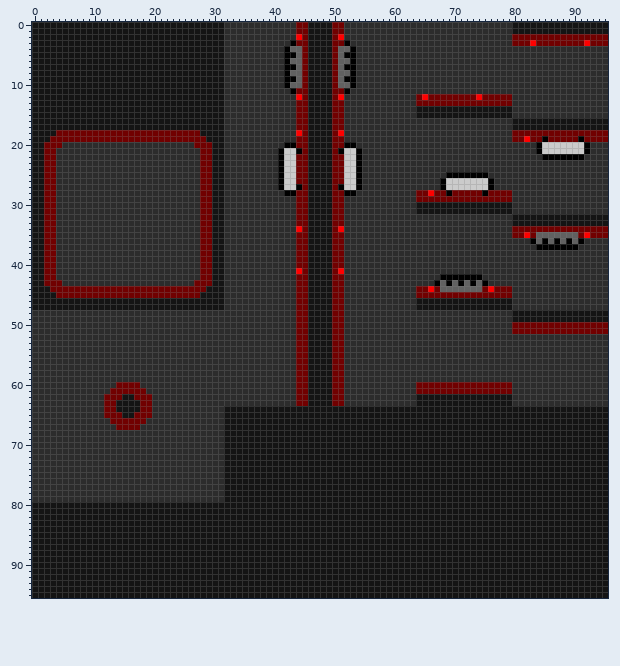
A sprite sheet gets an edit: assets/maptiles.png. Above is the file before it was changed.
The file is 96x96 pixels.
The result:
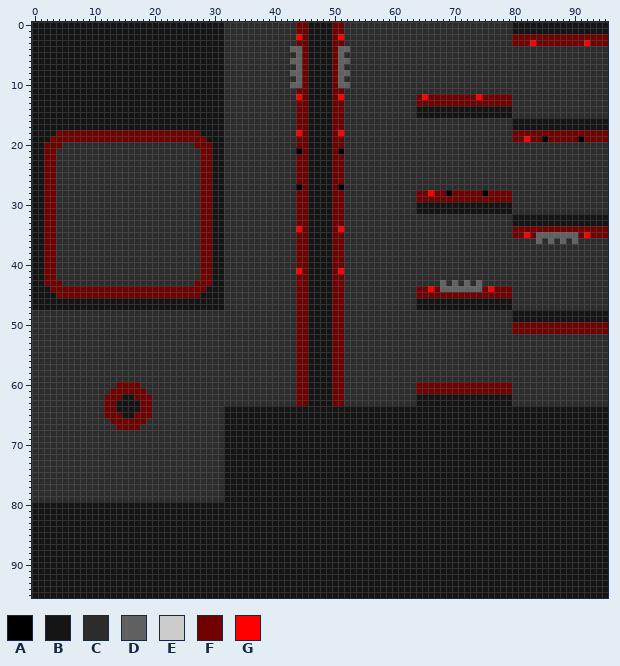
Palette (. is transparent): A #000000  B #141414  C #2c2c2c  D #616161  E #cbcbcb  F #710000  G #ff0000
Edits made:
The author changed colour A to colour C in row 3 at x 43 and 52; in row 4 at x 42 and 53; in row 5 at x 42 to 43 and 52 to 53; in row 6 at x 42 and 53; in row 7 at x 42 to 43 and 52 to 53; in row 8 at x 42 and 53.
The author changed colour A to colour C in row 9 at x 42 to 43 and 52 to 53; in row 10 at x 42 and 53; in row 11 at x 43 and 52; in row 20 at x 42 to 43, 52 to 53, 84 and 92; in row 21 at x 41, 54, 84 and 92; in row 22 at x 41, 54 and 85 to 91.
The author changed colour A to colour C in rows 23 to 24 at x 41 and 54; in row 25 at x 41, 54 and 69 to 75; in rows 26 to 27 at x 41, 54, 68 and 76; in row 28 at x 42 to 43 and 52 to 53; in row 36 at x 83, 85, 87, 89 and 91; in row 37 at x 84 to 90.
The author changed colour A to colour C in row 42 at x 68 to 74; in row 43 at x 67, 69, 71, 73 and 75.
The author changed colour E to colour C in row 20 at x 85 to 91; in row 21 at x 42 to 43, 52 to 53 and 85 to 91; in rows 22 to 25 at x 42 to 43 and 52 to 53; in rows 26 to 27 at x 42 to 43, 52 to 53 and 69 to 75.
